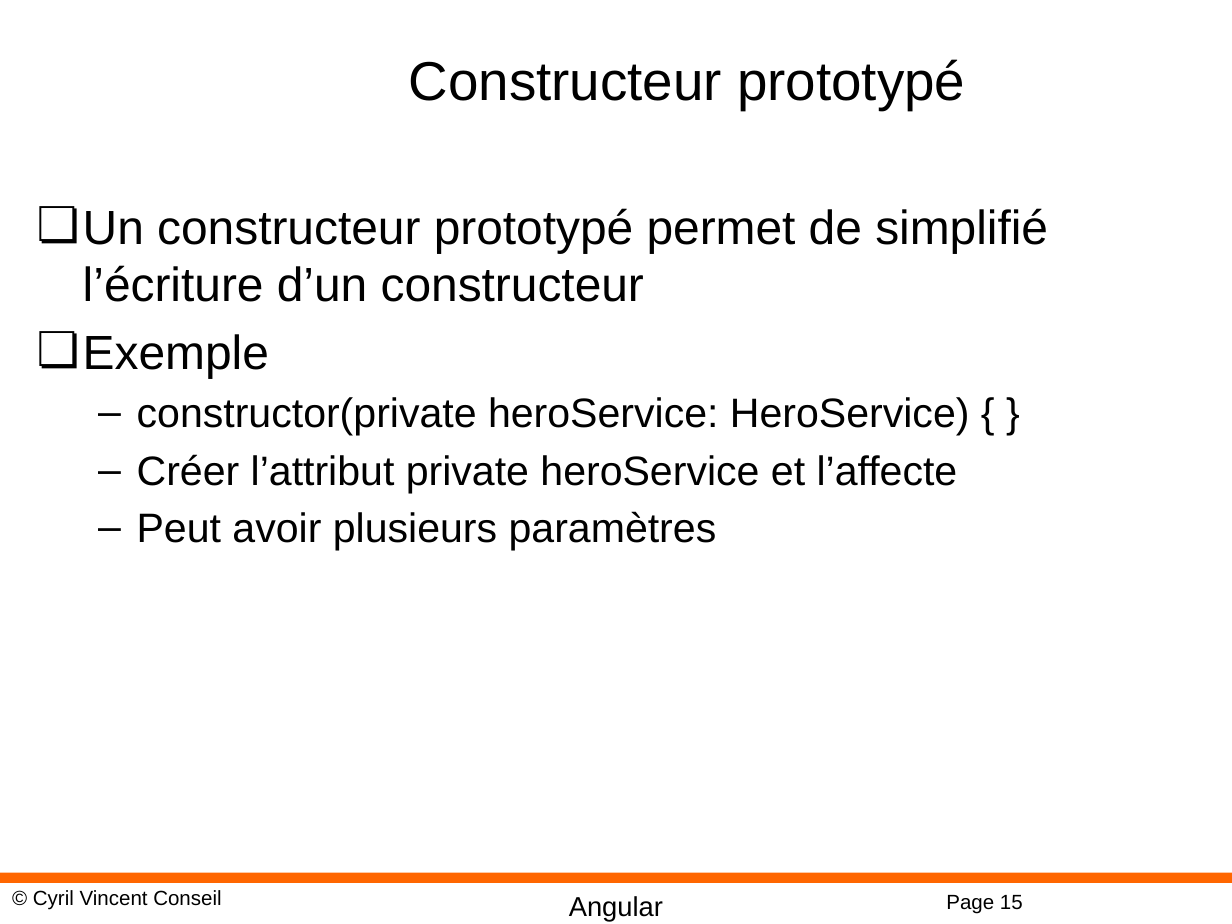
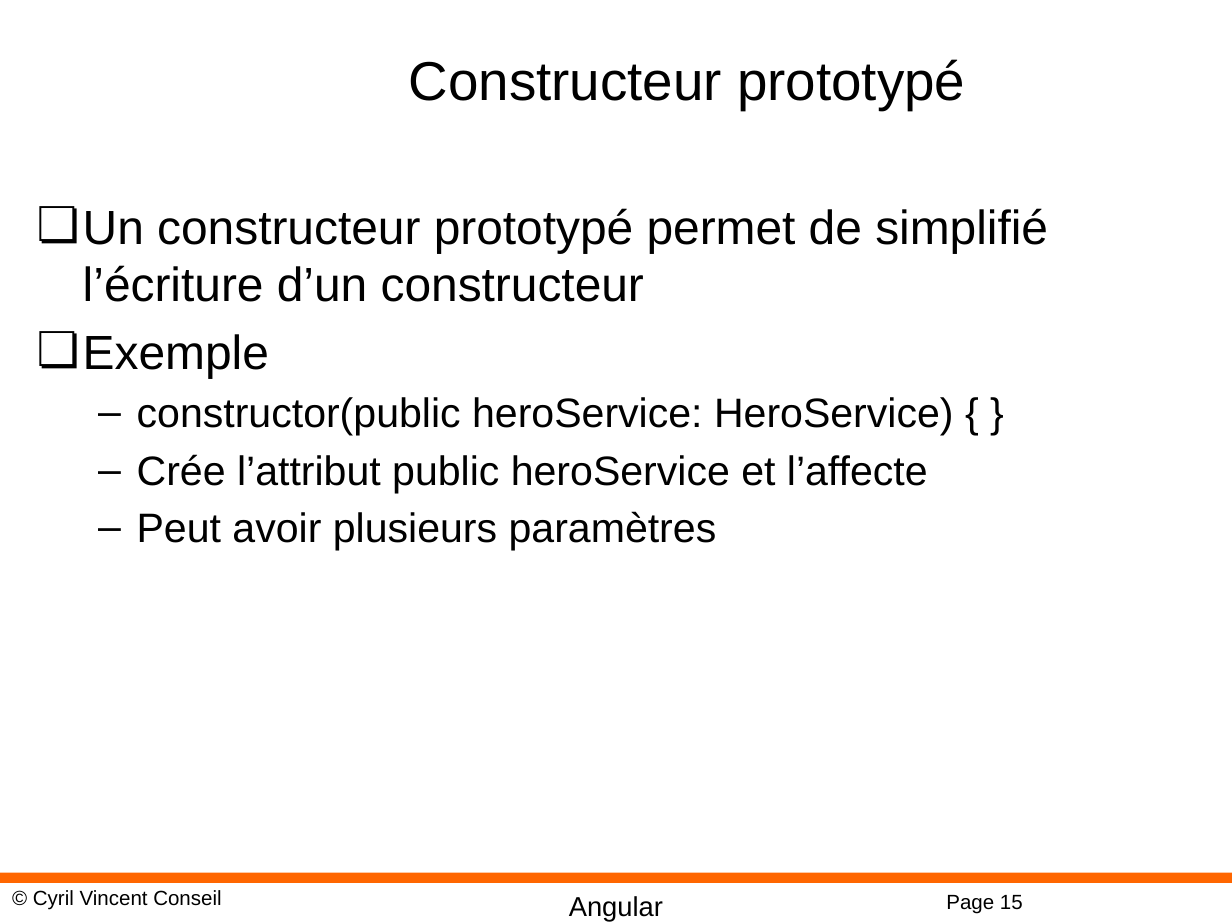
Before and after one commit to cyrilvincent/angular, a slide deck: slide 15 of PPT/Angular10-TSOO.pptx. Drawn at 1232x924 pixels with LibreOffice and Linux fonts; fonts in the diff are those of the drawing; background and template pictures are left out. Boxes give left, top, right and bottom in pixels: in the first picture for what was removed or moved away, otherwise in the second. Text is boxed around its words. In the diff, an @@ line names an element or a change of style, - is before the commit and + after.

```diff
--- a/PPT/Angular10-TSOO.pptx
+++ b/PPT/Angular10-TSOO.pptx
@@ text at (137, 397, 954, 493): text changed @@
-  – constructor(private heroService: HeroService) { }
-  – Créer l’attribut private heroService et l’affecte
+  – constructor(public heroService: HeroService) { }
+  – Crée l’attribut public heroService et l’affecte
```
Also in this commit, not shown: 1 other slide changed, 16 other files.
